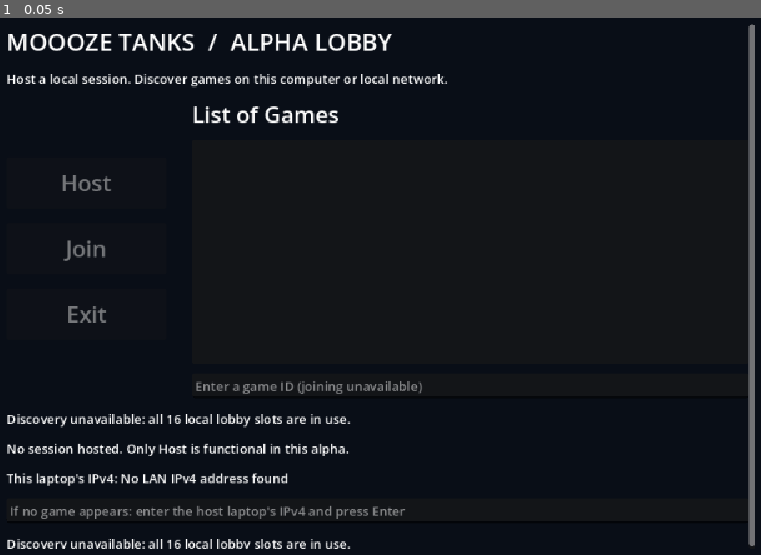
Above: before the commit, frame 1.
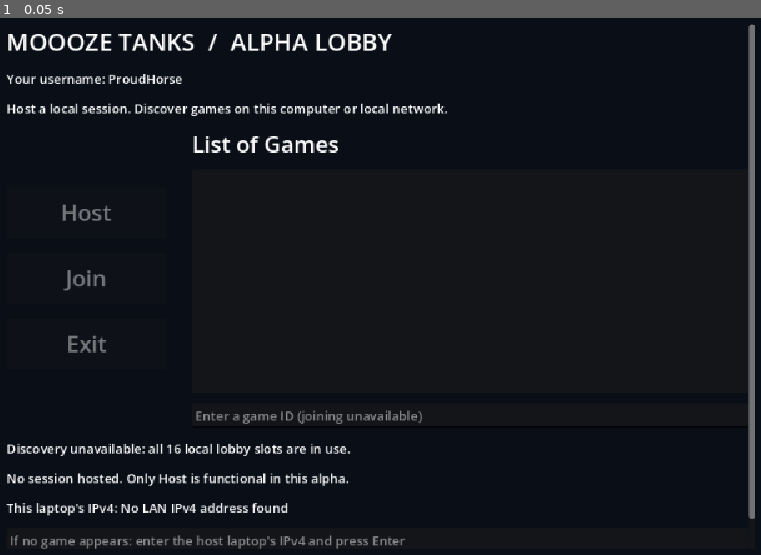
Above: after the commit, the same moment.

Repository: Kirbzo/Tank-Game-Networking
Game: Godot game, scene res://lobby.tscn
The game is run twice, just before and just after one commit, with the same random seed, the same clock (stepped at 60 frames per second) and the same inputs.
Inputs:
- Up to frame 1 (0.05 s): no input

The runs differ from the first frame. In frame 1, 5.9% of the frame differs, in the area x 0-100%, y 10-99%.

Commit message:
Added Random Usernames and display inside host

Diff:
--- a/Godot/discovery.gd
+++ b/Godot/discovery.gd
@@ -57,7 +57,7 @@
 			continue
 		if not valid_session_id(id):
 			continue
-		remember_game(id, address, port)
+		remember_game(id, address, port, clean_username(data.get("username", "")))
 	var expired: Array = []
 	for id in games:
 		if Time.get_ticks_msec() - int(games[id]["seen"]) > EXPIRY_MS:
@@ -78,13 +78,24 @@
 			return false
 	return id.length() == 6
 
-func remember_game(id: String, address: String, port: int) -> void:
+func clean_username(value: Variant) -> String:
+	if not value is String:
+		return "UnknownHost"
+	var name: String = value
+	if name.is_empty() or name.length() > 32:
+		return "UnknownHost"
+	for character in name:
+		if not "ABCDEFGHIJKLMNOPQRSTUVWXYZabcdefghijklmnopqrstuvwxyz".contains(character):
+			return "UnknownHost"
+	return name
+
+func remember_game(id: String, address: String, port: int, username: String = "UnknownHost") -> void:
 	# Announcements and replies describe one session; prefer LAN to loopback.
 	var previous: Dictionary = games.get(id, {})
 	if address.begins_with("127.") and not previous.is_empty() and not str(previous["address"]).begins_with("127."):
 		address = previous["address"]
-	var changed: bool = previous.is_empty() or previous["address"] != address or int(previous["port"]) != port
-	games[id] = {"id": id, "address": address, "port": port, "seen": Time.get_ticks_msec()}
+	var changed: bool = previous.is_empty() or previous["address"] != address or int(previous["port"]) != port or previous.get("username", "UnknownHost") != username
+	games[id] = {"username": username, "id": id, "address": address, "port": port, "seen": Time.get_ticks_msec()}
 	if changed:
 		games_changed.emit()
 
--- a/Godot/lobby.gd
+++ b/Godot/lobby.gd
@@ -1,6 +1,8 @@
 extends Control
 
 const Discovery = preload("res://discovery.gd")
+const Usernames = preload("res://usernames.gd")
+var username: String = Usernames.generate()
 const SESSION_ID_CHARACTERS := "ABCDEFGHIJKLMNOPQRSTUVWXYZ0123456789"
 var discovery := Discovery.new()
 var session: ENetMultiplayerPeer
@@ -31,6 +33,7 @@
 	scroll.add_child(column)
 	var title := add_label(column, "MOOOZE TANKS  /  ALPHA LOBBY")
 	title.add_theme_font_size_override("font_size", 30)
+	add_label(column, "Your username: " + username)
 	add_label(column, "Host a local session. Discover games on this computer or local network.")
 	# Match LobbyImage.jpeg: stacked actions beside the game list.
 	var lobby_row := HBoxContainer.new()
@@ -110,7 +113,7 @@
 		session = null
 		return
 	var id := generate_session_id()
-	discovery.hosted_game = {"id": id, "port": session.get_host().get_local_port()}
+	discovery.hosted_game = {"id": id, "port": session.get_host().get_local_port(), "username": username}
 	# The endpoint is real, but alpha never connects clients to it.
 	session.refuse_new_connections = true
 	discovery.advertise()
@@ -140,12 +143,12 @@
 	var entries := discovery.games.duplicate()
 	if not discovery.hosted_game.is_empty():
 		var own_id: String = discovery.hosted_game["id"]
-		entries[own_id] = {"id": own_id, "address": local_addresses[0] if not local_addresses.is_empty() else "127.0.0.1", "port": discovery.hosted_game["port"]}
+		entries[own_id] = {"username": username, "id": own_id, "address": local_addresses[0] if not local_addresses.is_empty() else "127.0.0.1", "port": discovery.hosted_game["port"]}
 	var ids: Array = entries.keys()
 	ids.sort()
 	for id in ids:
 		listed_ids.append(str(id))
-		game_list.add_item("%s  |  %s:%d  |  discovery only" % [id, entries[id]["address"], entries[id]["port"]])
+		game_list.add_item("%s  |  %s  |  discovery only" % [id, entries[id].get("username", "UnknownHost")])
 		if id == selected:
 			game_list.select(game_list.item_count - 1)
 	if entries.is_empty():
--- a/Godot/tests/alpha_smoke.gd
+++ b/Godot/tests/alpha_smoke.gd
@@ -43,6 +43,8 @@
 		lobby.discovery = QueryOnlyDiscovery.new()
 	# Keep a user's running lobby out of the test's initial-empty/expiry assertions.
 	lobby.discovery.protocol = "moooze-alpha-smoke-2"
+	if args.has("host"):
+		lobby.username = "BraveMoose"
 	root.add_child(lobby)
 	await process_frame
 	if OS.get_cmdline_user_args().has("unicast"):
@@ -75,7 +77,7 @@
 			return
 		if not check(lobby.session == original_session and int(lobby.discovery.hosted_game["port"]) == port, "Repeated Host must keep one server and stable endpoint"):
 			return
-		if not check(lobby.hosted.text.contains(":%d" % port) and lobby.game_list.get_item_text(0).contains(":%d" % port), "Host UI must show actual server port"):
+		if not check(lobby.hosted.text.contains(":%d" % port) and lobby.game_list.get_item_text(0) == "%s  |  BraveMoose  |  discovery only" % original_id, "Host status must retain port; game row must show host username"):
 			return
 		print("HOST_STARTED %s %d" % [lobby.discovery.hosted_game["id"], port])
 		await create_timer(4.0).timeout
@@ -89,7 +91,7 @@
 		return
 	var id: String = lobby.listed_ids[0]
 	var port: int = lobby.discovery.games[id]["port"]
-	if not check(lobby.game_list.get_item_text(0).contains(":%d" % port), "Observer must display advertised server endpoint"):
+	if not check(lobby.discovery.games[id]["username"] == "BraveMoose" and lobby.game_list.get_item_text(0) == "%s  |  BraveMoose  |  discovery only" % id, "Observer must show advertised host username instead of endpoint"):
 		return
 	lobby.game_list.item_selected.emit(0)
 	if not check(lobby.game_id.text == id and lobby.feedback.text.contains("No connection was made"), "Selection must identify without joining"):
@@ -119,27 +121,39 @@
 	if not check(sender.bind(0, "0.0.0.0") == OK and receiver.bound_port != -1, "Packet test sockets must bind"):
 		return
 	var id := "AB12CD"
-	var data := {"protocol": receiver.protocol, "instance": "fixture", "type": "announcement", "id": id, "port": 32100}
+	var data := {"protocol": receiver.protocol, "instance": "fixture", "type": "announcement", "id": id, "port": 32100, "username": "BraveMoose"}
 	sender.set_dest_address("127.0.0.1", receiver.bound_port)
 	sender.put_packet(JSON.stringify(data).to_utf8_buffer())
 	await create_timer(0.1).timeout
-	if not check(receiver.games.size() == 1 and receiver.games[id]["address"] == "127.0.0.1", "Loopback announcement must create one listing"):
+	if not check(receiver.games.size() == 1 and receiver.games[id]["address"] == "127.0.0.1" and receiver.games[id]["username"] == "BraveMoose", "Loopback announcement must create one listing"):
 		return
 	# Deterministic address-policy check; this does not prove LAN delivery.
 	var lan_address := "192.0.2.10"
-	receiver.remember_game(id, lan_address, 32100)
+	receiver.remember_game(id, lan_address, 32100, "BraveMoose")
 	if not check(receiver.games[id]["address"] == lan_address, "LAN address must replace loopback"):
 		return
 	var prior_seen: int = receiver.games[id]["seen"]
 	data["port"] = 32101
+	data["username"] = "LuckyOtter"
 	sender.set_dest_address("127.0.0.1", receiver.bound_port)
 	for index in range(3):
 		sender.put_packet(JSON.stringify(data).to_utf8_buffer())
 	await create_timer(0.1).timeout
-	if not check(receiver.games.size() == 1 and int(receiver.games[id]["port"]) == 32101 and int(receiver.games[id]["seen"]) > prior_seen, "Duplicate announcements must refresh endpoint and liveness without duplicates"):
+	if not check(receiver.games.size() == 1 and int(receiver.games[id]["port"]) == 32101 and receiver.games[id]["username"] == "LuckyOtter" and int(receiver.games[id]["seen"]) > prior_seen, "Duplicate announcements must refresh endpoint and liveness without duplicates"):
 		return
 	if not check(receiver.games[id]["address"] == lan_address, "Loopback must not replace a known LAN address"):
 		return
+	data.erase("username")
+	sender.put_packet(JSON.stringify(data).to_utf8_buffer())
+	await create_timer(0.1).timeout
+	if not check(receiver.games[id]["username"] == "UnknownHost", "Legacy announcements need a fallback name"):
+		return
+	for invalid_name in [123, "Bad\nName", "A".repeat(33)]:
+		data["username"] = invalid_name
+		sender.put_packet(JSON.stringify(data).to_utf8_buffer())
+		await create_timer(0.1).timeout
+		if not check(receiver.games[id]["username"] == "UnknownHost", "Invalid names need a safe fallback"):
+			return
 	sender.close()
 	receiver.queue_free()
 	await process_frame
--- /dev/null
+++ b/Godot/usernames.gd
@@ -0,0 +1,21 @@
+extends RefCounted
+## Random display names; different users may receive the same name.
+
+const ADJECTIVES: Array[String] = [
+	"Brave", "Calm", "Clever", "Happy", "Friendly", "Gentle",
+	"Kind", "Lucky", "Quick", "Quiet", "Bright", "Bold",
+	"Cool", "Curious", "Eager", "Fancy", "Funny", "Jolly",
+	"Lively", "Merry", "Nice", "Proud", "Silly", "Sleepy",
+	"Smart", "Sunny", "Swift", "Warm", "Wild", "Wise",
+]
+
+const NOUNS: Array[String] = [
+	"Moose", "Bear", "Fox", "Wolf", "Owl", "Otter",
+	"Rabbit", "Deer", "Duck", "Goose", "Hawk", "Eagle",
+	"Robin", "Sparrow", "Panda", "Tiger", "Lion", "Zebra",
+	"Horse", "Mouse", "Beaver", "Badger", "Squirrel", "Turtle",
+	"Frog", "Seal", "Whale", "Dolphin", "Penguin", "Falcon",
+]
+
+static func generate() -> String:
+	return ADJECTIVES[randi_range(0, ADJECTIVES.size() - 1)] + NOUNS[randi_range(0, NOUNS.size() - 1)]
Not shown, changed: Godot/README.md
Not shown, changed: README.md
Not shown, changed: prompt_log.md
Not shown, changed: status.md
